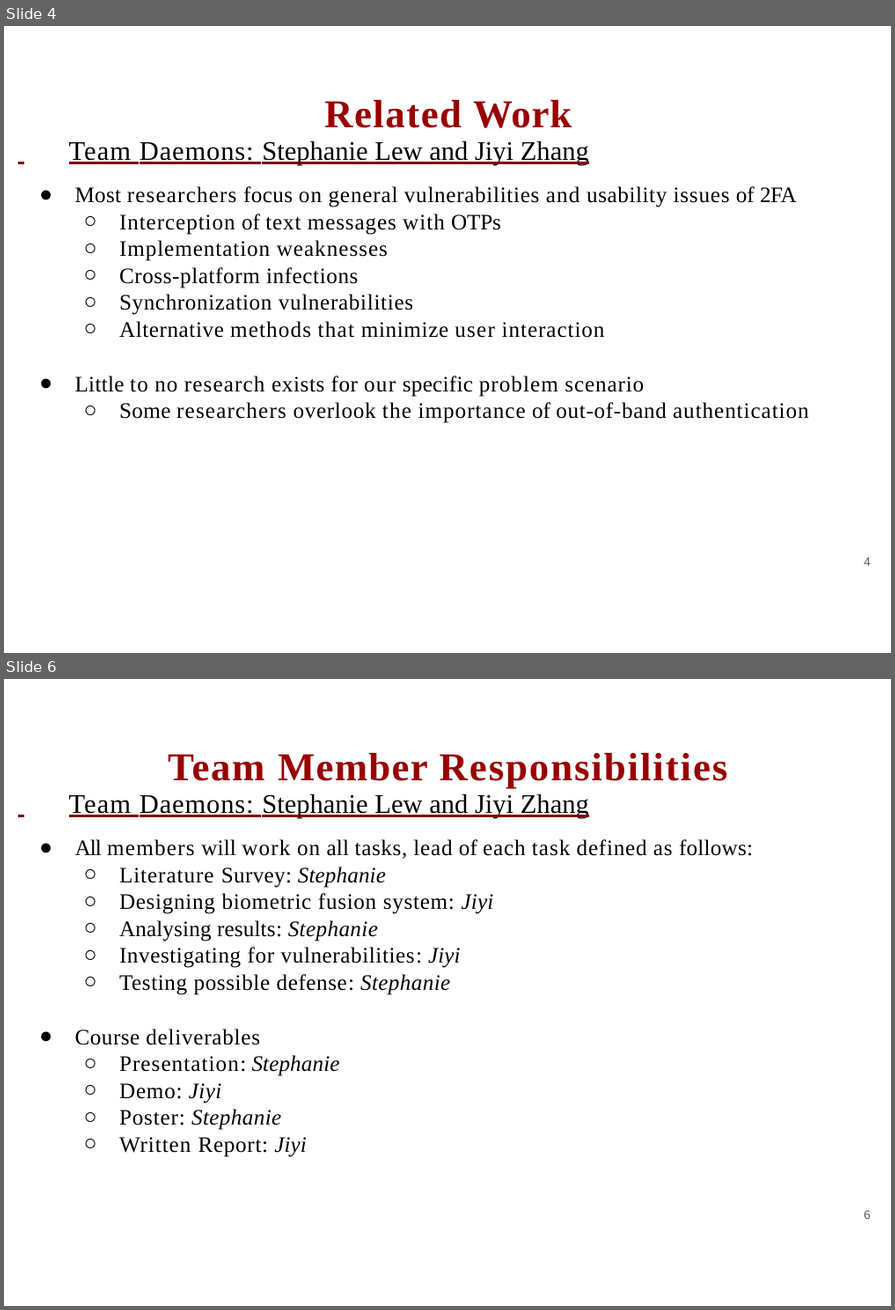
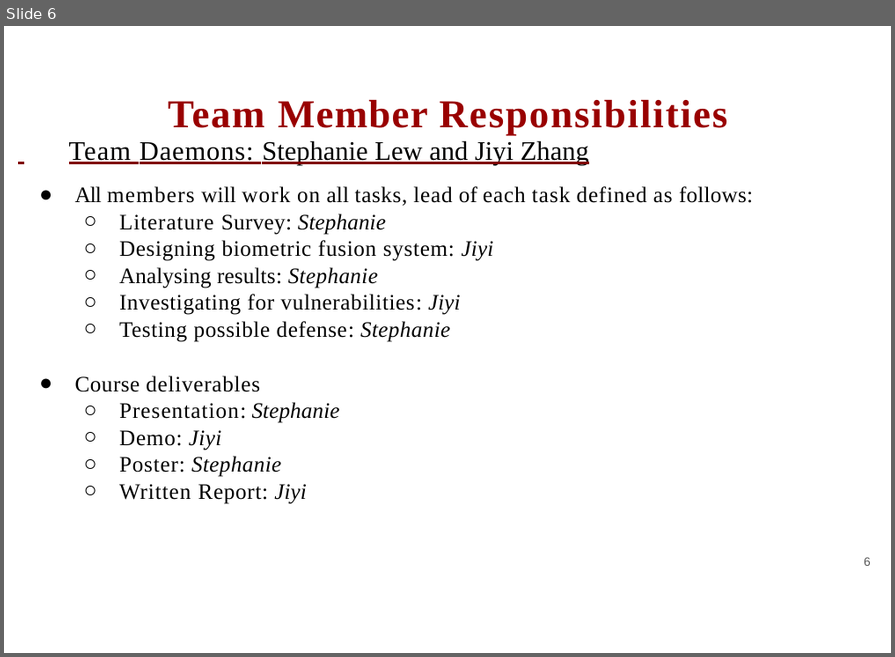
Before and after one commit to slewyh/iot-sec, a slide deck: docs/sow_slides.pptx. Shown one above the other, each under a label of ours: slides 4 and 6 before the commit, slide 6 after it; the slides between them are not shown. The pictures are 895x1310 and 895x657 pixels, drawn with LibreOffice and Linux fonts; fonts in the diff are those of the drawing; background and template pictures are left out. Boxes give left, top, right and bottom in pixels: in the first picture for what was removed or moved away, otherwise in the second. Text is boxed around its words. In the diff, an @@ line names an element or a change of style, - is before the commit and + after.

```diff
--- a/docs/sow_slides.pptx
+++ b/docs/sow_slides.pptx
@@ slide 4 removed at box(4, 26, 891, 653), background #FFFFFF @@
@@ title removed at box(324, 100, 572, 128) @@
-Related Work
@@ text removed at box(69, 140, 809, 423) @@
-Team Daemons: Stephanie Lew and Jiyi Zhang
-● Most researchers focus on general vulnerabilities and usability issues of 2FA
-  ○ Interception of text messages with OTPs
-  ○ Implementation weaknesses
-  ○ Cross-platform infections
-  ○ Synchronization vulnerabilities
-  ○ Alternative methods that minimize user interaction
-● Little to no research exists for our specific problem scenario
-  ○ Some researchers overlook the importance of out-of-band authentication
@@ page number removed at box(864, 557, 871, 565) @@
-4
```
Also in this commit, not shown: 3 slides changed, 4 slides added, 3 other slides removed.
